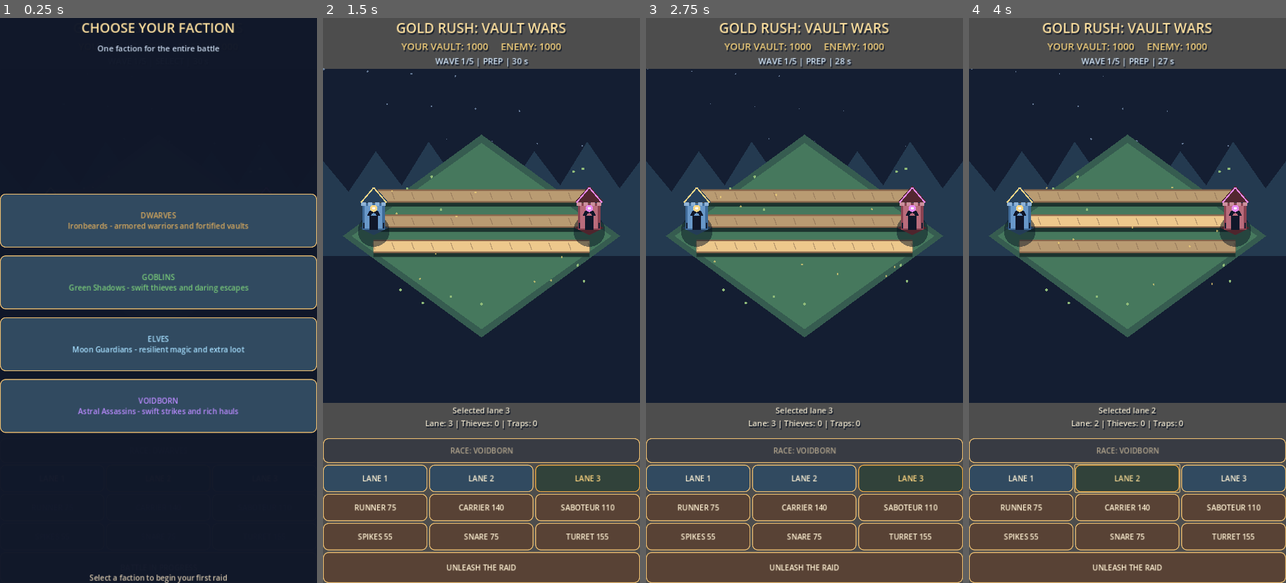
Above: before the commit, frames 1-4 (left to right).
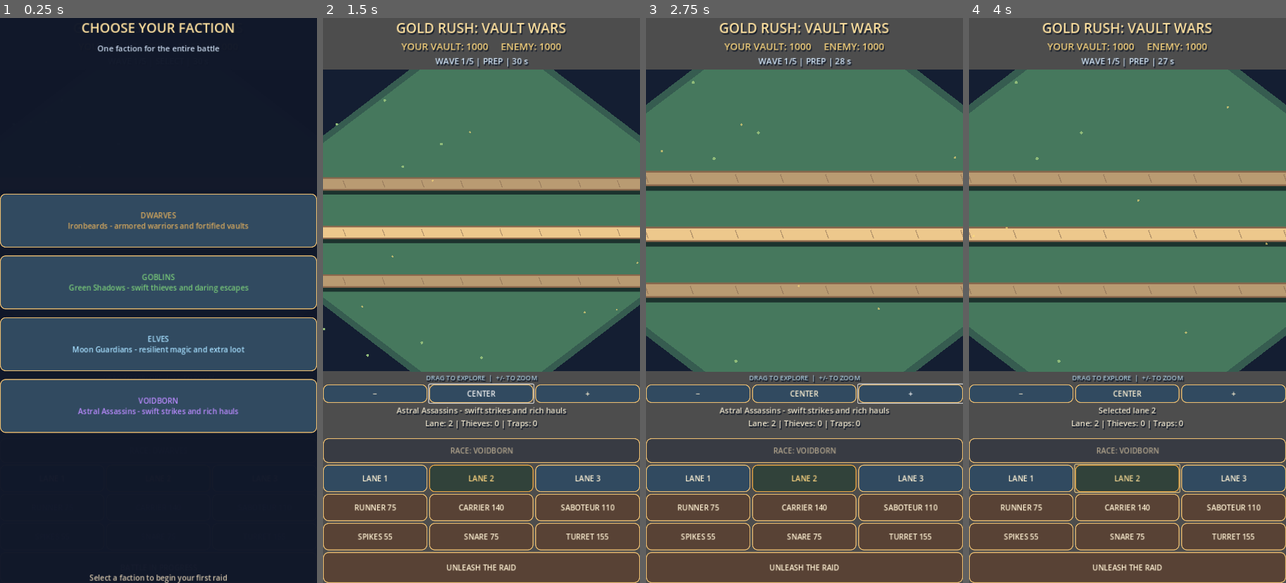
Above: after the commit, the same moments.

Repository: krzych3d/Gold-rush-mobile
Game: Godot game, scene res://main.tscn
Two runs of this game, one before a commit and one after it. Both use one fixed random seed, a clock stepped at 60 frames per second and the inputs below.
Inputs (mouse positions are in pixels of both pictures, inside the frame that each line leads up to):
- Up to frame 1 (0.25 s): no input
- Up to frame 2 (1.5 s): click (373, 390) at 0.5 s, where only the run after the commit has a clickable "−"; click (481, 390) at 1.25 s, where only the run after the commit has a clickable "CENTER"
- Up to frame 3 (2.75 s): click (909, 390) at 2 s, where only the run after the commit has a clickable "+"
- Up to frame 4 (4 s): click "LANE 1" at 2.75 s; click "LANE 2" at 3.5 s

The runs differ from the first frame. In frame 2, 51% of the frame differs, in the area x 0-100%, y 8-84%; in frame 3, 56%, in the area x 0-100%, y 9-84%; in frame 4, 52%.

Commit message:
Introduce larger scrollable battlefield with touch camera pan and zoom controls

Diff:
--- a/scripts/game.gd
+++ b/scripts/game.gd
@@ -32,6 +32,11 @@
 var title_label: Label
 var race_button: Button
 var selection_layer: ColorRect
+var camera_offset := Vector2.ZERO
+var camera_zoom := 1.0
+var dragging_map := false
+var drag_distance := 0.0
+var camera_hint: Label
 
 func _ready() -> void:
 	rng.randomize()
@@ -55,11 +60,32 @@
 	_style_label(timer_label, 19, Color("d5e8fa"))
 	arena = Control.new()
 	arena.custom_minimum_size = Vector2(0, 570)
+	arena.clip_contents = true
 	arena.size_flags_vertical = Control.SIZE_EXPAND_FILL
 	arena.draw.connect(_draw_arena)
 	root.add_child(arena)
 	arena.mouse_filter = Control.MOUSE_FILTER_STOP
 	arena.gui_input.connect(_arena_input)
+	camera_hint = Label.new()
+	camera_hint.text = "DRAG TO EXPLORE  |  +/- TO ZOOM"
+	camera_hint.horizontal_alignment = HORIZONTAL_ALIGNMENT_CENTER
+	_style_label(camera_hint, 15, Color("a9c7d8"))
+	root.add_child(camera_hint)
+	var camera_controls := HBoxContainer.new()
+	root.add_child(camera_controls)
+	for label in ["−", "CENTER", "+"]:
+		var control := Button.new()
+		control.text = label
+		control.custom_minimum_size.y = 42
+		control.size_flags_horizontal = Control.SIZE_EXPAND_FILL
+		_style_button(control, true)
+		camera_controls.add_child(control)
+		if label == "−":
+			control.pressed.connect(_change_zoom.bind(-0.15))
+		elif label == "+":
+			control.pressed.connect(_change_zoom.bind(0.15))
+		else:
+			control.pressed.connect(_center_camera)
 	info = Label.new()
 	info.horizontal_alignment = HORIZONTAL_ALIGNMENT_CENTER
 	info.autowrap_mode = TextServer.AUTOWRAP_WORD_SMART
@@ -342,9 +368,9 @@
 	arena.queue_redraw()
 
 func _point(path: int, progress: float, side: int) -> Vector2:
-	var center := arena.size * 0.5
-	var left := Vector2(-arena.size.x * 0.34, -arena.size.y * 0.12 + path * 57.0)
-	var right := Vector2(arena.size.x * 0.34, -arena.size.y * 0.12 + path * 57.0)
+	var center := Vector2.ZERO
+	var left := Vector2(-arena.size.x * 0.68, -arena.size.y * 0.12 + path * 110.0)
+	var right := Vector2(arena.size.x * 0.68, -arena.size.y * 0.12 + path * 110.0)
 	return center + (left.lerp(right, progress) if side == 0 else right.lerp(left, progress))
 
 func _style_label(label: Label, font_size: int, color: Color) -> void:
@@ -372,17 +398,40 @@
 		style.content_margin_right = 3
 		button.add_theme_stylebox_override(state, style)
 
+func _center_camera() -> void:
+	camera_offset = Vector2.ZERO
+	camera_zoom = 1.0
+	arena.queue_redraw()
+
+func _change_zoom(delta: float) -> void:
+	camera_zoom = clampf(camera_zoom + delta, 0.7, 1.65)
+	arena.queue_redraw()
+
 func _arena_input(event: InputEvent) -> void:
-	if event is InputEventScreenTouch and event.pressed:
-		var y: float = event.position.y - arena.size.y * 0.5
-		var selected := clampi(int(round((y + arena.size.y * 0.12) / 57.0)), 0, 2)
-		_select_lane(selected)
+	if event is InputEventScreenTouch:
+		if event.pressed:
+			dragging_map = true
+			drag_distance = 0.0
+		else:
+			if drag_distance < 12.0:
+				var world_y: float = (event.position.y - arena.size.y * 0.5 - camera_offset.y) / camera_zoom
+				var selected := clampi(int(round((world_y + arena.size.y * 0.12) / 110.0)), 0, 2)
+				_select_lane(selected)
+			dragging_map = false
+	elif event is InputEventScreenDrag and dragging_map:
+		camera_offset += event.relative
+		camera_offset.x = clampf(camera_offset.x, -arena.size.x * 0.9, arena.size.x * 0.9)
+		camera_offset.y = clampf(camera_offset.y, -arena.size.y * 0.9, arena.size.y * 0.9)
+		drag_distance += event.relative.length()
+		arena.queue_redraw()
 
 func _draw_arena() -> void:
 	var center := arena.size * 0.5
-	var w: float = minf(arena.size.x * 0.47, 315.0)
-	var h: float = minf(arena.size.y * 0.39, 230.0)
+	var w: float = arena.size.x * 0.85
+	var h: float = arena.size.y * 0.68
 	arena.draw_rect(Rect2(Vector2.ZERO, arena.size), Color("141e32"))
+	arena.draw_set_transform(arena.size * 0.5 + camera_offset, 0.0, Vector2.ONE * camera_zoom)
+	center = Vector2.ZERO
 	# Animated sky, distant mountain silhouettes and drifting stars.
 	for i in 22:
 		var sx := fposmod(float(i * 137) + sin(visual_time * 0.23 + float(i)) * 9.0, arena.size.x)
@@ -426,6 +475,7 @@
 		var gx := center.x + sin(float(i) * 5.12 + visual_time * 0.7) * w * 0.65
 		var gy := center.y + cos(float(i) * 4.73 + visual_time * 0.4) * h * 0.48
 		arena.draw_circle(Vector2(gx, gy), 2.2, Color("ffdf7a", 0.6))
+	arena.draw_set_transform(Vector2.ZERO, 0.0, Vector2.ONE)
 
 func _draw_fort(p: Vector2, color: Color, side: int) -> void:
 	var glow := Color("f9d786") if side == 0 else Color("e88af1")
